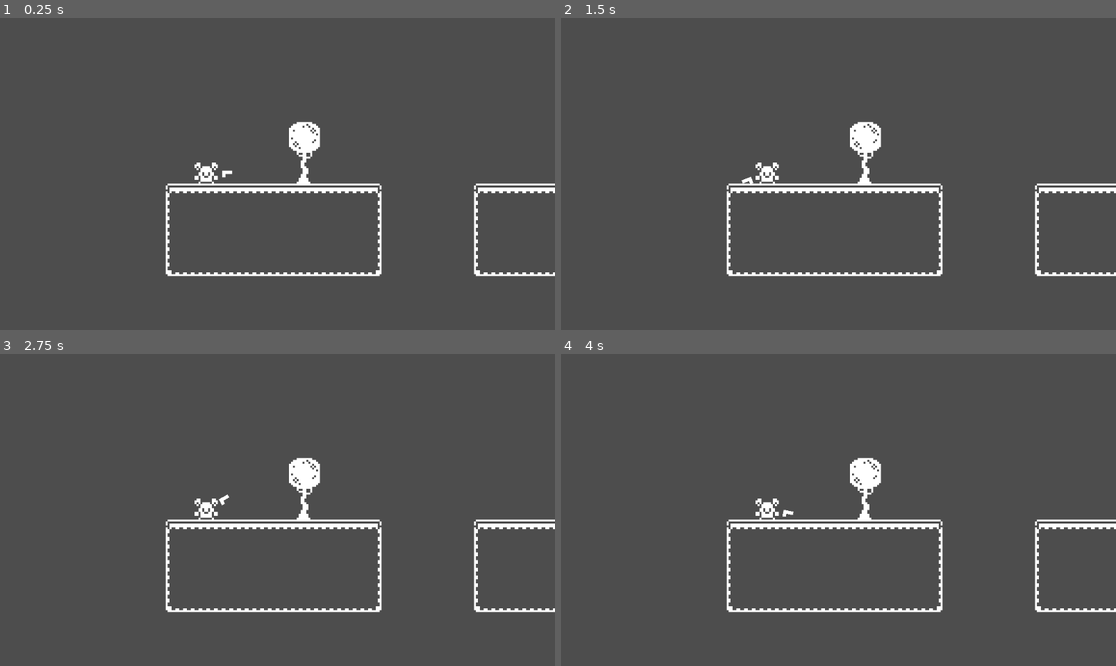
Above: before the commit, frames 1-4 (two rows, left to right).
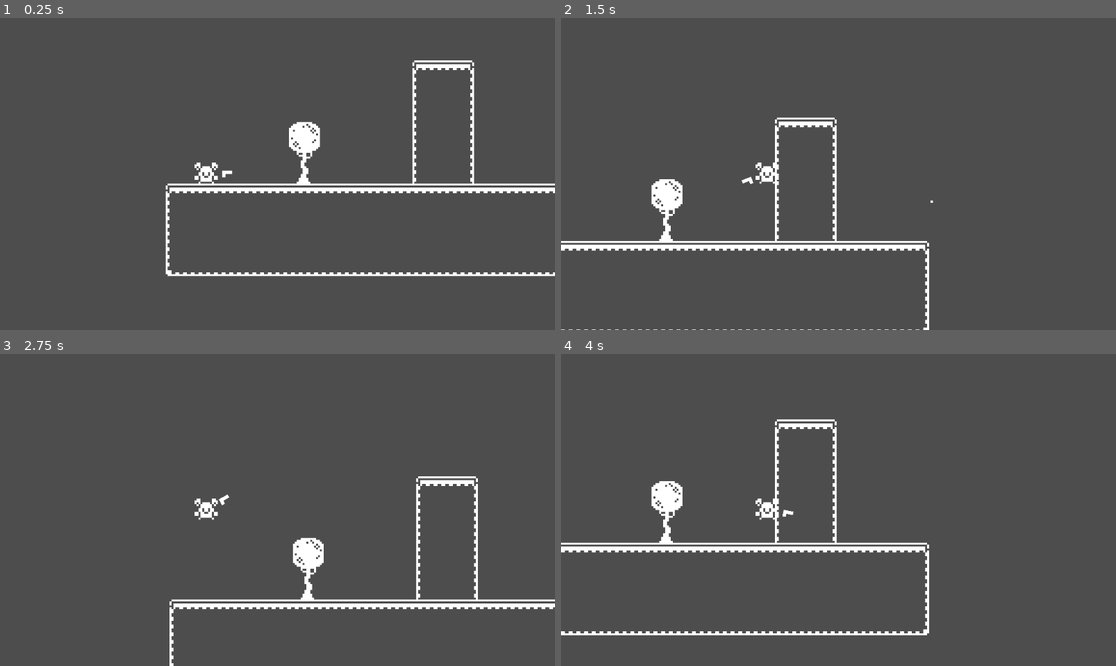
Above: after the commit, the same moments.

Repository: CarsonDecker24/2D-Platformer
Game: Godot game, scene res://level_1.tscn
Same seed, same stepped clock (60 frames per second), same inputs: the game is played once before the commit and once after it. Before the commit the project has no main scene; this scene is started directly in both runs.
Inputs (mouse positions are in pixels of both pictures, inside the frame that each line leads up to):
- Up to frame 1 (0.25 s): no input
- Up to frame 2 (1.5 s): tap Enter at 0.5 s; move the mouse to (960, 158) at 0.52 s; hold D (move_right, bound only after the commit) from 0.53 s (still down); click (960, 158) at 0.6 s; tap W (jump, bound only after the commit) at 0.77, 0.8, 1.07, 1.35 s; move the mouse to (727, 189) at 1.27 s
- Up to frame 3 (2.75 s): tap W (jump, bound only after the commit) at 1.52, 1.82, 2.3 s; click (166, 525) at 1.55 s; move the mouse to (333, 441) at 2.02 s; release D (move_right, bound only after the commit) at 2.03 s; hold A (move_left, bound only after the commit) from 2.03 s (still down); click (333, 441) at 2.1 s
- Up to frame 4 (4 s): move the mouse to (810, 572) at 2.77 s; release A (move_left, bound only after the commit) at 2.78 s; hold D (move_right, bound only after the commit) from 2.78 s (still down); click (810, 572) at 2.85 s; tap W (jump, bound only after the commit) at 3.02, 3.32, 3.6, 3.77 s; move the mouse to (1005, 556) at 3.52 s

The runs differ from the first frame. In frame 1, 1.7% of the frame differs, in the area x 67-87%, y 13-83%; in frame 2, 5.9%; in frame 3, 5.6%; in frame 4, 6.6%, in the area x 0-100%, y 20-91%.

Commit message:
wall jump work

Diff:
--- a/Player.gd
+++ b/Player.gd
@@ -10,6 +10,8 @@
 var weapon_flipped = false
 var mousepoint
 var aim_vector
+
+var max_fall_speed = -1
 
 # Get the gravity from the project settings to be synced with RigidBody nodes.
 var gravity = ProjectSettings.get_setting("physics/2d/default_gravity")
@@ -34,10 +36,6 @@
 	if Input.is_action_just_pressed("left_click"):
 		_shoot()
 
-	# Add the gravity.
-	if not is_on_floor():
-		velocity.y += gravity * delta
-
 	# Handle Jump.
 	if Input.is_action_just_pressed("jump") and is_on_floor():
 		velocity.y = JUMP_VELOCITY
@@ -50,6 +48,19 @@
 	else:
 		velocity.x = move_toward(velocity.x, 0, SPEED)
 
+	# Add the gravity.
+	if not is_on_floor() and not (is_on_wall_only() and direction != 0):
+		velocity.y += gravity * delta
+
+	if is_on_wall_only() and direction != 0:
+		velocity.y += 1000 * delta
+		max_fall_speed = 30
+	else:
+		max_fall_speed = 1000
+
+	if velocity.y > max_fall_speed:
+		velocity.y = max_fall_speed
+
 	move_and_slide()
 
 func _shoot():
--- a/level_1.tscn
+++ b/level_1.tscn
@@ -1227,7 +1227,7 @@
 texture_filter = 1
 tile_set = SubResource("TileSet_32jpj")
 format = 2
-layer_0/tile_data = PackedInt32Array(393220, 655360, 5, 393221, 720896, 5, 393222, 720896, 5, 393223, 720896, 5, 393224, 720896, 5, 393225, 720896, 5, 393226, 786432, 5, 458756, 655360, 6, 458762, 786432, 6, 524292, 655360, 7, 524298, 786432, 7, 524294, 720896, 7, 524293, 720896, 7, 524295, 720896, 7, 524296, 720896, 7, 524297, 720896, 7, 327688, 917504, 1, 262152, 917504, 0, 393231, 720896, 5, 393230, 655360, 5, 524302, 655360, 7, 524304, 786432, 7, 393232, 786432, 5, 458768, 786432, 6, 458766, 655360, 6, 524303, 720896, 7)
+layer_0/tile_data = PackedInt32Array(393220, 655360, 5, 393221, 720896, 5, 393222, 720896, 5, 393223, 720896, 5, 393224, 720896, 5, 393225, 720896, 5, 393226, 720896, 5, 458756, 655360, 6, 458762, 720896, 6, 524292, 655360, 7, 524298, 720896, 7, 524294, 720896, 7, 524293, 720896, 7, 524295, 720896, 7, 524296, 720896, 7, 524297, 720896, 7, 327688, 917504, 1, 262152, 917504, 0, 393231, 720896, 5, 393230, 720896, 5, 524302, 720896, 7, 524304, 786432, 7, 393232, 786432, 5, 458768, 786432, 6, 458766, 720896, 6, 524303, 720896, 7, 393227, 720896, 5, 393228, 720896, 5, 393229, 720896, 5, 458763, 720896, 6, 458764, 720896, 6, 458765, 720896, 6, 458761, 720896, 6, 524299, 720896, 7, 524300, 720896, 7, 524301, 720896, 7, 327692, 655360, 6, 262156, 655360, 6, 196620, 655360, 6, 196621, 786432, 6, 262157, 786432, 6, 327693, 786432, 6, 131084, 655360, 5, 131085, 786432, 5)
 
 [node name="Player" parent="." instance=ExtResource("3_410nd")]
 texture_filter = 1
--- a/player.tscn
+++ b/player.tscn
@@ -28,6 +28,7 @@
 script = ExtResource("1_fhlp4")
 
 [node name="AnimatedSprite2D" type="AnimatedSprite2D" parent="."]
+texture_filter = 1
 position = Vector2(0, -3)
 sprite_frames = SubResource("SpriteFrames_u6u7g")
 animation = &"Idle"
@@ -39,9 +40,12 @@
 position = Vector2(37, 0)
 zoom = Vector2(4, 4)
 
+[node name="Reload" type="Timer" parent="."]
+
 [node name="Pivot" type="Node2D" parent="."]
 
 [node name="Sprite2D" type="Sprite2D" parent="Pivot"]
+texture_filter = 1
 position = Vector2(11, 0)
 scale = Vector2(1.75, 1.75)
 texture = ExtResource("3_lo0dl")
--- a/project.godot
+++ b/project.godot
@@ -11,5 +11,34 @@
 [application]
 
 config/name="2D-Platformer"
+run/main_scene="res://level_1.tscn"
 config/features=PackedStringArray("4.1", "Forward Plus")
 config/icon="res://icon.svg"
+
+[input]
+
+move_left={
+"deadzone": 0.5,
+"events": [Object(InputEventKey,"resource_local_to_scene":false,"resource_name":"","device":-1,"window_id":0,"alt_pressed":false,"shift_pressed":false,"ctrl_pressed":false,"meta_pressed":false,"pressed":false,"keycode":0,"physical_keycode":65,"key_label":0,"unicode":97,"echo":false,"script":null)
+]
+}
+move_right={
+"deadzone": 0.5,
+"events": [Object(InputEventKey,"resource_local_to_scene":false,"resource_name":"","device":-1,"window_id":0,"alt_pressed":false,"shift_pressed":false,"ctrl_pressed":false,"meta_pressed":false,"pressed":false,"keycode":0,"physical_keycode":68,"key_label":0,"unicode":100,"echo":false,"script":null)
+]
+}
+jump={
+"deadzone": 0.5,
+"events": [Object(InputEventKey,"resource_local_to_scene":false,"resource_name":"","device":-1,"window_id":0,"alt_pressed":false,"shift_pressed":false,"ctrl_pressed":false,"meta_pressed":false,"pressed":false,"keycode":0,"physical_keycode":87,"key_label":0,"unicode":119,"echo":false,"script":null)
+]
+}
+left_click={
+"deadzone": 0.5,
+"events": [Object(InputEventMouseButton,"resource_local_to_scene":false,"resource_name":"","device":-1,"window_id":0,"alt_pressed":false,"shift_pressed":false,"ctrl_pressed":false,"meta_pressed":false,"button_mask":0,"position":Vector2(0, 0),"global_position":Vector2(0, 0),"factor":1.0,"button_index":1,"canceled":false,"pressed":false,"double_click":false,"script":null)
+]
+}
+return_to_main_menu={
+"deadzone": 0.5,
+"events": [Object(InputEventKey,"resource_local_to_scene":false,"resource_name":"","device":-1,"window_id":0,"alt_pressed":false,"shift_pressed":false,"ctrl_pressed":false,"meta_pressed":false,"pressed":false,"keycode":0,"physical_keycode":4194305,"key_label":0,"unicode":0,"echo":false,"script":null)
+]
+}
